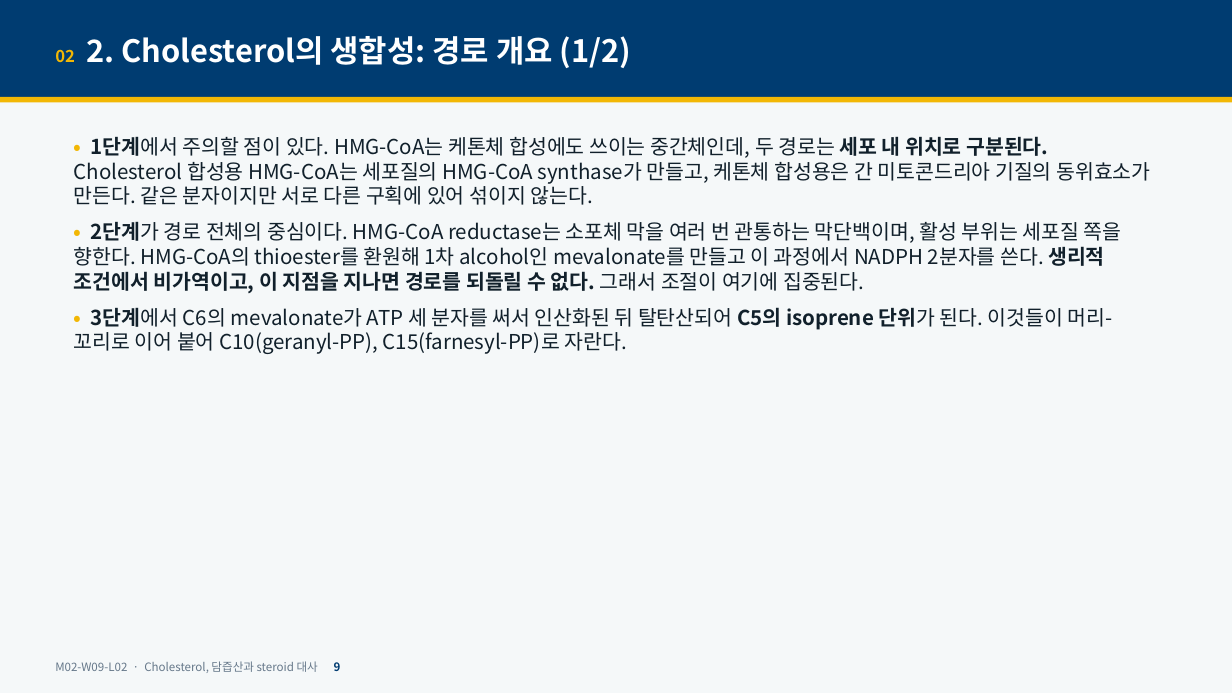
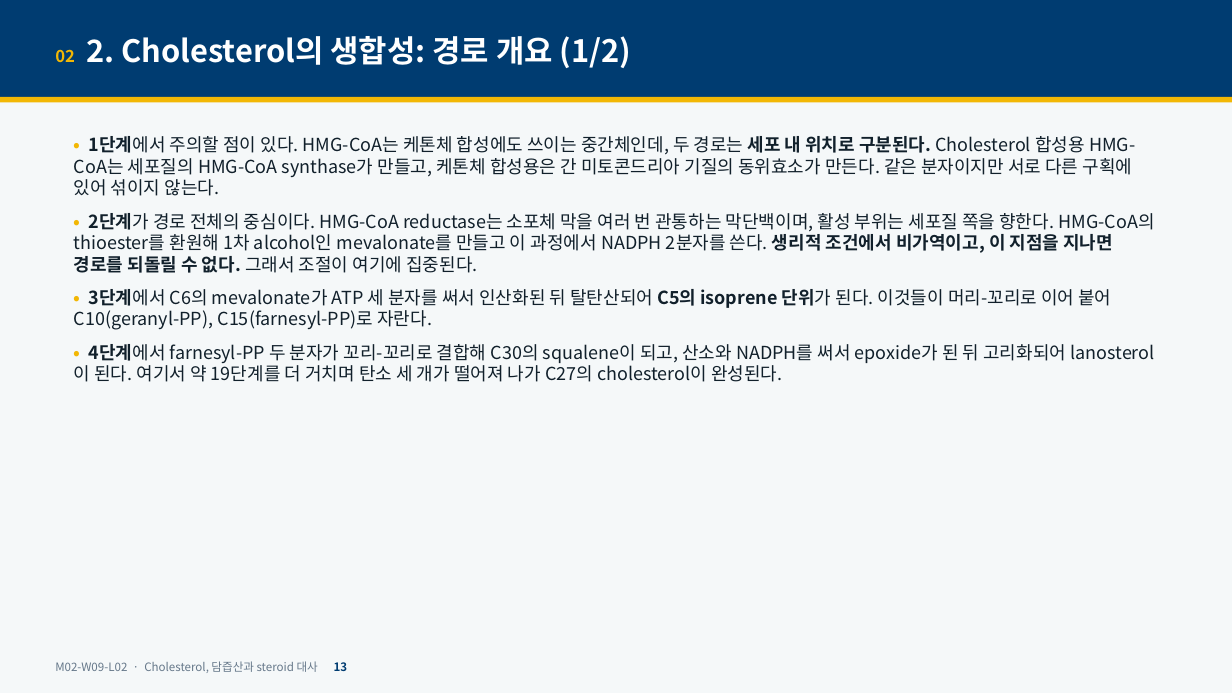
Before and after one commit to hoperiasd2/hoperiasd2.github.io, a slide deck: slide 13 of curriculum/M02/W09/L02/slides.pptx (slide 9 before the commit). Drawn at 1232x693 pixels with LibreOffice and Linux fonts; fonts in the diff are those of the drawing. Boxes give left, top, right and bottom in pixels: in the first picture for what was removed or moved away, otherwise in the second. Text is boxed around its words. In the diff, an @@ line names an element or a change of style, - is before the commit and + after.

```diff
--- a/curriculum/M02/W09/L02/slides.pptx
+++ b/curriculum/M02/W09/L02/slides.pptx
@@ text at bbox=[74, 136, 1154, 330]: size 16 to 14 pt in "• 1단계에서 주의할 점이 있다. HMG-CoA는 케톤체 ...", "• 2단계가 경로 전체의 중심이다. HMG-CoA reductase는 ...", "• 3단계에서 C6의 mevalonate가 ATP 세 분자를 ..." @@
@@ text at bbox=[89, 344, 1066, 382]: paragraph added @@
+• 4단계에서 farnesyl-PP 두 분자가 꼬리-꼬리로 결합해 C30의 squalene이 되고, 산소와 NADPH를 써서 epoxide가 된 뒤 고리화되어 lanosterol이 된다. 여기서 약 19단계를 더 거치며 탄소 세 개가 떨어져 나가 C27의 cholesterol이 완성된다.
@@ text at bbox=[55, 661, 348, 673]: text changed @@
-M02-W09-L02 · Cholesterol, 담즙산과 steroid 대사 9
+M02-W09-L02 · Cholesterol, 담즙산과 steroid 대사 13
```
Also in this commit, not shown: 31 other slides changed, 13 slides added, 3 other files.
